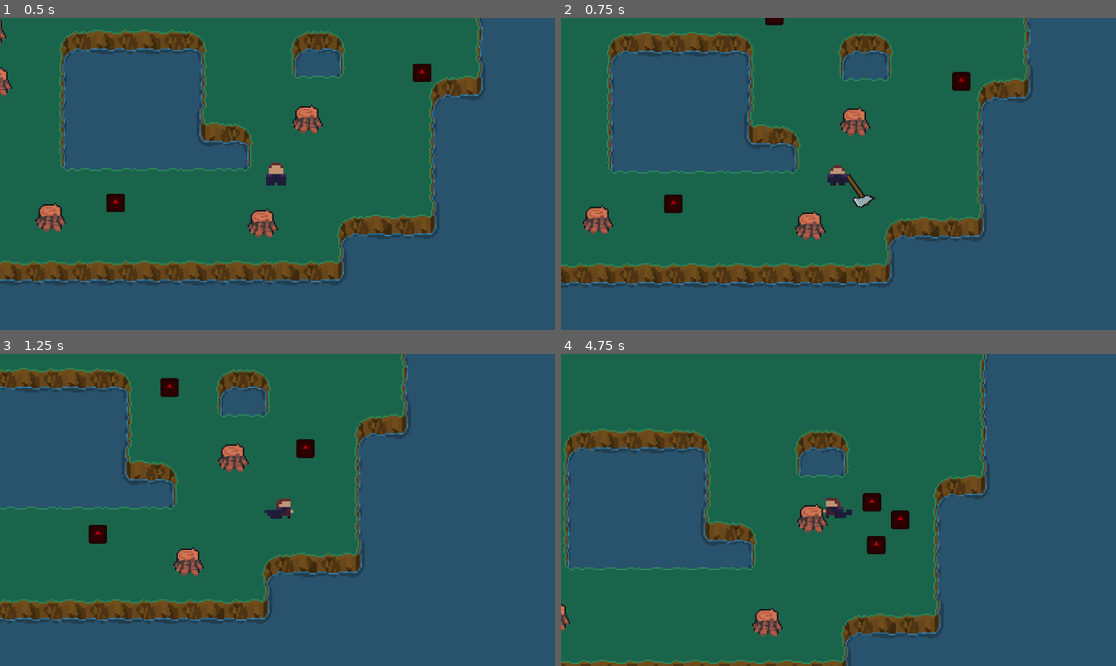
Above: before the commit, frames 1-4 (two rows, left to right).
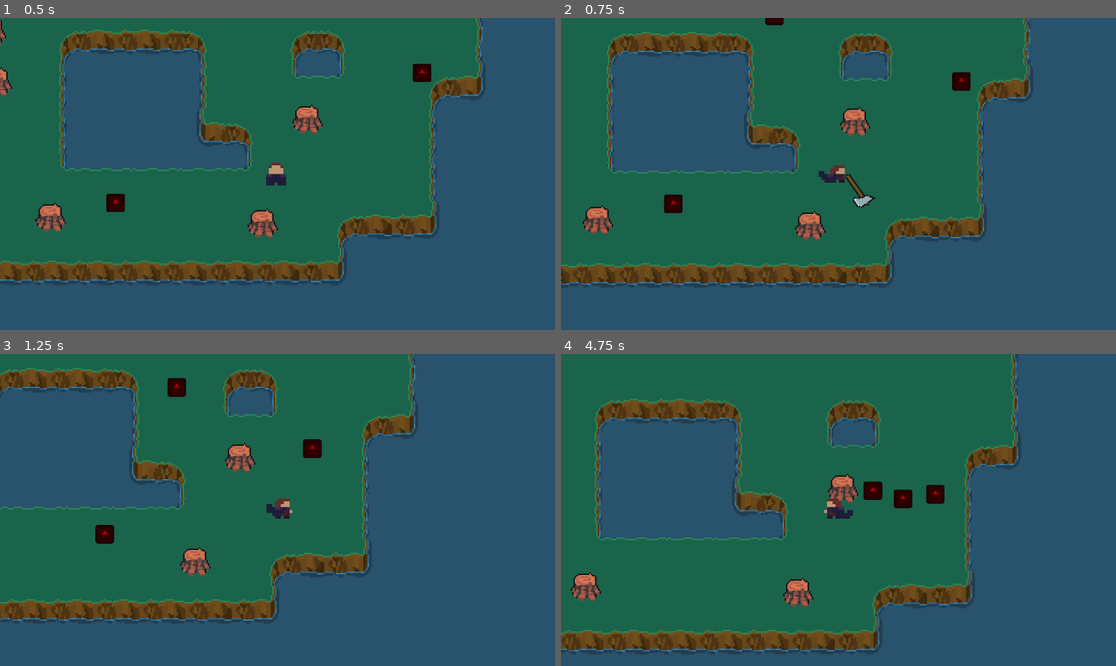
Above: after the commit, the same moments.

Repository: Nademtis/2D-MeleeCombat-and-pathfinding
Game: Godot game, scene res://main.tscn
Same seed, same stepped clock (60 frames per second), same inputs: the game is played once before the commit and once after it. The engine's default icon, where the game draws it, is replaced by a stand-in: a white triangle on a blue panel in a dark square.
Inputs (mouse positions are in pixels of both pictures, inside the frame that each line leads up to):
- Up to frame 1 (0.5 s): no input
- Up to frame 2 (0.75 s): tap Enter at 0.5 s; move the mouse to (960, 158) at 0.52 s; press the mouse at (960, 158) at 0.53 s; hold D (right) from 0.53 s (still down)
- Up to frame 3 (1.25 s): keep holding D (right)
- Up to frame 4 (4.75 s): move the mouse to (727, 525) at 1.27 s; release D (right) at 1.28 s; release the mouse at (727, 525) at 1.28 s; hold S (down) 1.28-2.03 s; right-click (727, 525) at 1.35 s; move the mouse to (894, 441) at 2.02 s; press the mouse at (894, 441) at 2.03 s; hold D (right) 2.03-2.78 s; move the mouse to (810, 572) at 2.77 s; release the mouse at (810, 572) at 2.78 s; hold W (up) 2.78-3.53 s; right-click (810, 572) at 2.85 s; move the mouse to (1005, 556) at 3.52 s; press the mouse at (1005, 556) at 3.53 s; hold Left (left) from 3.53 s (still down); move the mouse to (672, 463) at 4.27 s; release the mouse at (672, 463) at 4.28 s; right-click (672, 463) at 4.35 s

Frame 1 is identical in both runs. In frame 2, 0.1% of the frame differs, in the area x 36-74%, y 1-54%; in frame 3, 8.2%; in frame 4, 32%, in the area x 0-83%, y 0-100%.

Commit message:
refactor player movement with physics in mind

Diff:
--- a/game/main.tscn
+++ b/game/main.tscn
@@ -19,6 +19,7 @@
 
 [node name="Camera2D" type="Camera2D" parent="player"]
 zoom = Vector2(3, 3)
+process_callback = 0
 position_smoothing_enabled = true
 position_smoothing_speed = 15.0
 
--- a/game/player/scripts/player.gd
+++ b/game/player/scripts/player.gd
@@ -4,9 +4,9 @@
 @onready var animated_sprite_2d: AnimatedSprite2D = $AnimatedSprite2D
 
 #player movement
-@export var max_speed: float = 100
-@export var acceleration: float = 2000
-@export var deceleration: float = 500
+@export var max_speed: float = 85 #100
+@export var acceleration: float = 60 #2000
+@export var deceleration: float = 80 #500
 
 #player attack dash
 @export var attack_dash_speed: float = 200
@@ -24,13 +24,13 @@
 
 func _ready() -> void:
 	Events.connect("player_attacked", attack_dash) #TODO
-	pass
-
-
 
 func _process(delta: float) -> void:
 	PlayerStats.player_position = global_position #update player position for enemies
+	anim_player()
 
+
+func _physics_process(delta: float) -> void:
 	match movement_state:
 		MovementState.WALKING:
 			move_player(delta)
@@ -39,7 +39,8 @@
 			pass
 		MovementState.DASHING:
 			pass
-	anim_player()
+	move_and_slide()
+
 
 func attack_dash(direction: Vector2):
 	set_movement_state(MovementState.ATTACKING)
@@ -87,25 +88,33 @@
 
 	# apply acceleration when input is detected
 	if input_vector != Vector2.ZERO:
-		velocity = velocity.move_toward(input_vector * max_speed, acceleration * delta)
+		#velocity = velocity.move_toward(input_vector * max_speed, acceleration * delta)
+		velocity = lerp(velocity, input_vector * max_speed, acceleration * delta)
+
 	# Apply deceleration when no input is detected
 	else:
-		velocity = velocity.move_toward(Vector2.ZERO, deceleration * delta)
-
-	# Move the player
-	move_and_slide()
+		#velocity = velocity.move_toward(Vector2.ZERO, deceleration * delta)
+		velocity = lerp(velocity, input_vector * max_speed, deceleration * delta)
 
 func anim_player():
-	if velocity.x > 0: # Moving right
-		animated_sprite_2d.play("walk_right")
-	elif velocity.x < 0: # Moving left
-		animated_sprite_2d.play("walk_left")
-	elif velocity.y > 0: # Moving down
-		animated_sprite_2d.play("walk_down")
-	elif velocity.y < 0: # Moving up
-		animated_sprite_2d.play("walk_up")
-	else: # Idle (no movement)
-		animated_sprite_2d.play("idle_down")
+	var input_vector = Vector2(
+		Input.get_action_strength("right") - Input.get_action_strength("left"),
+		Input.get_action_strength("down") - Input.get_action_strength("up")
+	).normalized()
+
+	if input_vector != Vector2.ZERO:
+		if abs(input_vector.x) > abs(input_vector.y):
+			if input_vector.x > 0:
+				animated_sprite_2d.play("walk_right")
+			else:
+				animated_sprite_2d.play("walk_left")
+		else:
+			if input_vector.y > 0:
+				animated_sprite_2d.play("walk_down")
+			else:
+				animated_sprite_2d.play("walk_up")
+	else:
+		animated_sprite_2d.play("idle_down")  # Default idle animation
 
 
 func _on_attack_cool_down_timeout() -> void:
